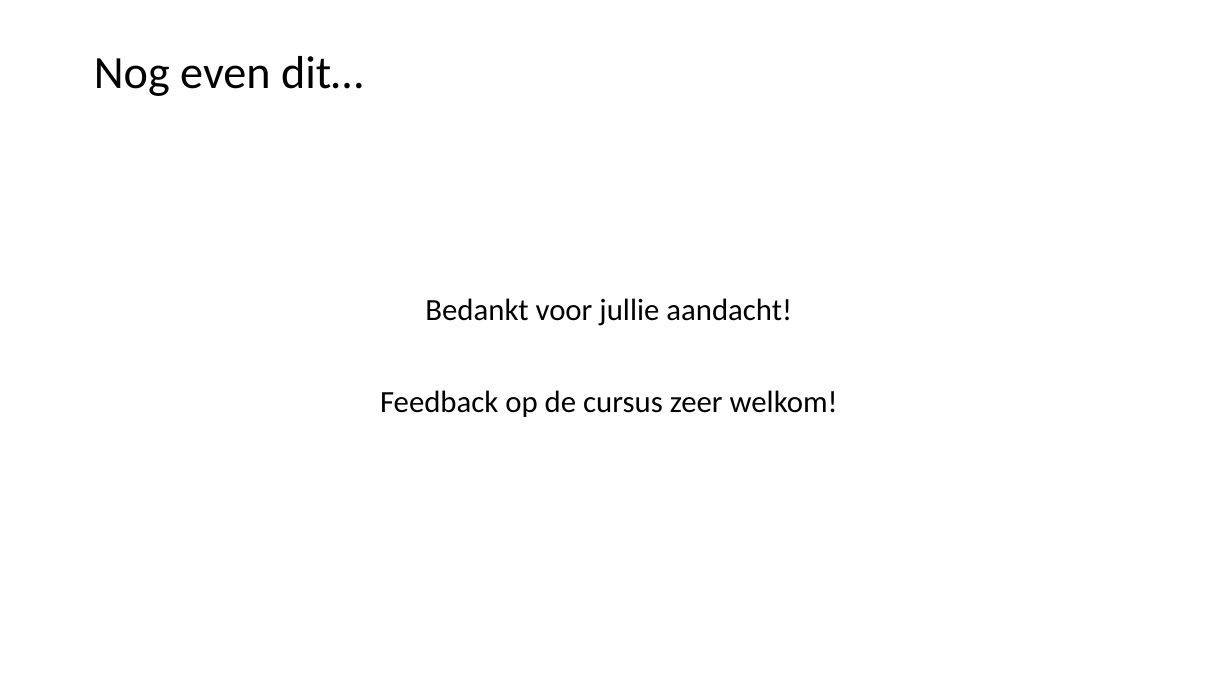
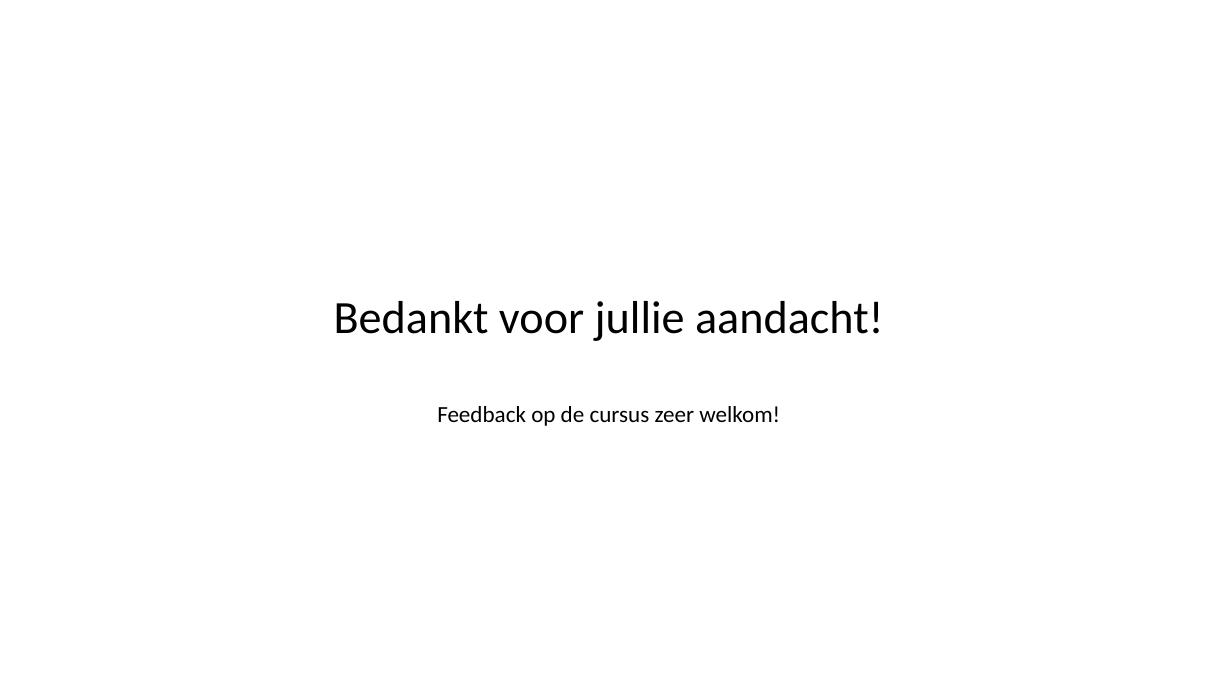
Before and after one commit to LFKoning/knowledge-sharing, a slide deck: slide 63 of git_course/2_collaboration/git_collaboration.pptx. Drawn at 1232x693 pixels with LibreOffice and Linux fonts; fonts in the diff are those of the drawing. Boxes give left, top, right and bottom in pixels: in the first picture for what was removed or moved away, otherwise in the second. Text is boxed around its words. In the diff, an @@ line names an element or a change of style, - is before the commit and + after.

```diff
--- a/git_course/2_collaboration/git_collaboration.pptx
+++ b/git_course/2_collaboration/git_collaboration.pptx
@@ title removed at <box>94,56,363,96</box> @@
-Nog even dit…
@@ text "Bedankt voor jullie aandacht!" at <box>334,301,884,426</box>: size 24 to 36 pt in "Bedankt voor jullie aandacht!"; size 24 to 18 pt in "Feedback op de cursus zeer welkom!" @@
```
Also in this commit, not shown: 8 other slides changed, 1 slide added, 1 slide removed, 1 other file.
